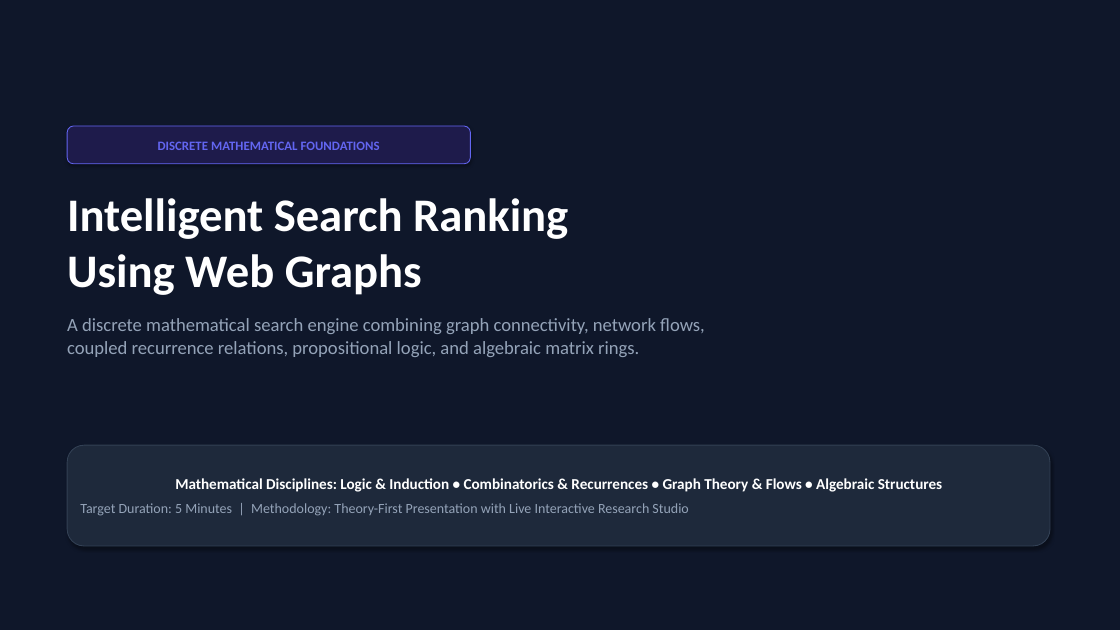
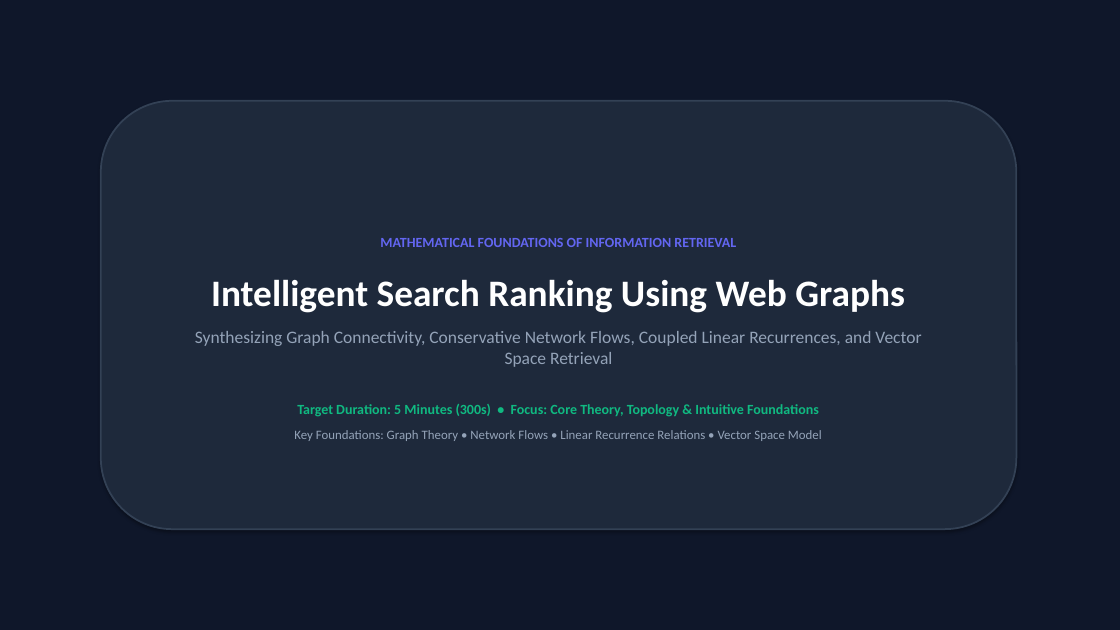
Before and after one commit to adarsh-place/Intelligent_Search_Ranking, a slide deck: slide 1 of Intelligent_Search_Ranking_Presentation.pptx. Drawn at 1120x630 pixels with LibreOffice and Linux fonts; fonts in the diff are those of the drawing. Boxes give left, top, right and bottom in pixels: in the first picture for what was removed or moved away, otherwise in the second. Text is boxed around its words. In the diff, an @@ line names an element or a change of style, - is before the commit and + after.

```diff
--- a/Intelligent_Search_Ranking_Presentation.pptx
+++ b/Intelligent_Search_Ranking_Presentation.pptx
@@ rounded rectangle "MATHEMATICAL FOUNDATIONS OF INFORMATION RETRIEVAL": place and size @@
-rounded rectangle "MATHEMATICAL FOUNDATIONS OF INFORMATION RETRIEVAL" at [67,126,471,164]
+rounded rectangle "MATHEMATICAL FOUNDATIONS OF INFORMATION RETRIEVAL" at [101,101,1017,529]
@@ rounded rectangle "MATHEMATICAL FOUNDATIONS OF INFORMATION RETRIEVAL" at [101,101,1017,529]: fill #1E1B4B to #1E293B; outline #6366F1 0.75 pt to #334155 1.5 pt @@
@@ text removed at [67,198,705,357] @@
-Intelligent Search Ranking
-Using Web Graphs
-A discrete mathematical search engine combining graph connectivity, network flows,
-coupled recurrence relations, propositional logic, and algebraic matrix rings.
@@ text in rounded rectangle at [195,238,921,441]: text changed; size 11 to 12 pt; text colour #6366F1 to #94A3B8; bold off @@
-DISCRETE MATHEMATICAL FOUNDATIONS
+MATHEMATICAL FOUNDATIONS OF INFORMATION RETRIEVAL
+Intelligent Search Ranking Using Web Graphs
+Synthesizing Graph Connectivity, Conservative Network Flows, Coupled Linear Recurrences, and Vector Space Retrieval
+Target Duration: 5 Minutes (300s) • Focus: Core Theory, Topology & Intuitive Foundations
+Key Foundations: Graph Theory • Network Flows • Linear Recurrence Relations • Vector Space Model
@@ rounded rectangle removed at [67,445,1050,546] @@
-Mathematical Disciplines: Logic & Induction • Combinatorics & Recurrences • Graph Theory & Flows • Algebraic Structures
-Target Duration: 5 Minutes | Methodology: Theory-First Presentation with Live Interactive Research Studio
```
Also in this commit, not shown: 5 other slides changed, 10 other files.
